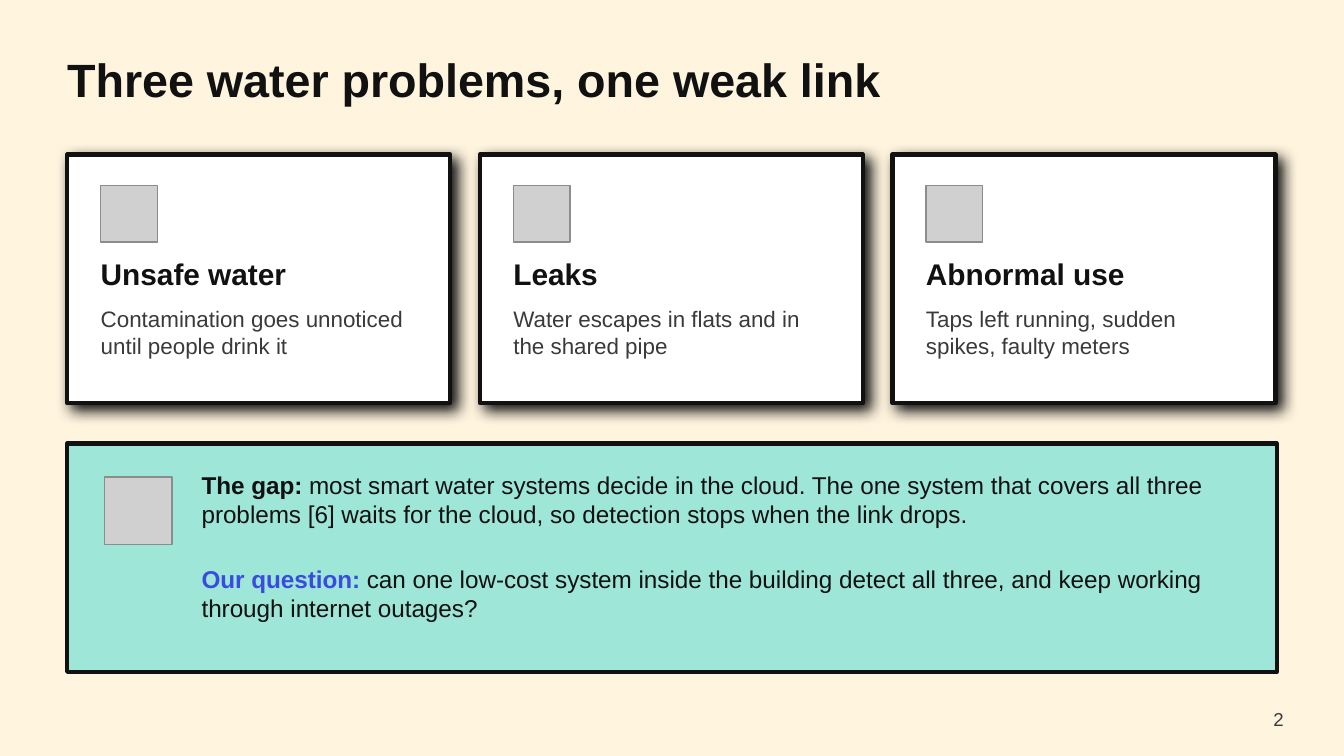
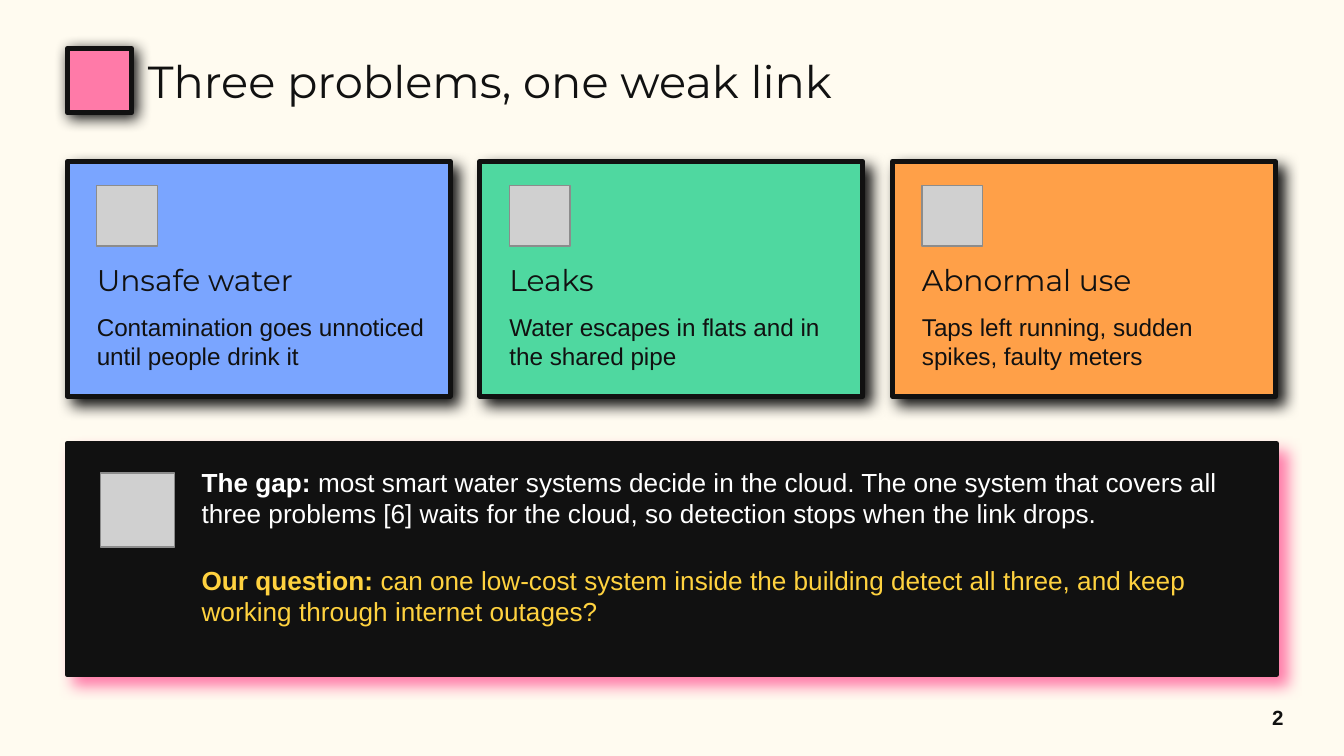
Before and after one commit to riyaa42/aqua_edge, a slide deck: slide 2 of presentation/final/aqua_edge_final_neobrutalism.pptx. Drawn at 1344x756 pixels with LibreOffice and Linux fonts; fonts in the diff are those of the drawing; grey boxes stand for pictures. Boxes give left, top, right and bottom in pixels: in the first picture for what was removed or moved away, otherwise in the second. Text is boxed around its words. In the diff, an @@ line names an element or a change of style, - is before the commit and + after.

```diff
--- a/presentation/final/aqua_edge_final_neobrutalism.pptx
+++ b/presentation/final/aqua_edge_final_neobrutalism.pptx
@@ background #FFF4DE to #FFFBF0 @@
@@ rectangle added at <box>67,48,132,113</box>, fill #FF7AA8, outline #111111 2.5 pt @@
@@ title at <box>148,64,832,107</box>: text changed; size 25 to 24 pt; font Arial to Montserrat; bold off @@
-Three water problems, one weak link
+Three problems, one weak link
@@ rectangle: place and size @@
-rectangle at <box>67,155,450,403</box>
+rectangle at <box>67,161,450,396</box>
@@ rectangle at <box>67,161,450,396</box>: fill #FFFFFF to #7AA5FF; outline #111111 2.25 pt to #111111 2.5 pt; shadow changed @@
@@ rectangle: place and size @@
-rectangle at <box>480,155,863,403</box>
+rectangle at <box>480,161,863,396</box>
@@ rectangle at <box>480,161,863,396</box>: fill #FFFFFF to #4FD8A0; outline #111111 2.25 pt to #111111 2.5 pt; shadow changed @@
@@ rectangle: place and size @@
-rectangle at <box>892,155,1275,403</box>
+rectangle at <box>892,161,1275,396</box>
@@ rectangle at <box>892,161,1275,396</box>: fill #FFFFFF to #FFA048; outline #111111 2.25 pt to #111111 2.5 pt; shadow changed @@
@@ picture: place and size @@
-picture at <box>101,185,157,242</box>
+picture at <box>97,185,157,246</box>
@@ picture: place and size @@
-picture at <box>513,185,570,242</box>
+picture at <box>509,185,570,246</box>
@@ picture: place and size @@
-picture at <box>926,185,982,242</box>
+picture at <box>922,185,982,246</box>
@@ font Arial to Montserrat, bold off in 3 elements at <box>97,268,293,292</box>, <box>509,269,593,291</box>, <box>922,269,1132,291</box> @@
@@ text "Contamination goes unnoticed until people ...": place and size @@
-text "Contamination goes unnoticed until people ..." at <box>101,310,403,359</box>
+text "Contamination goes unnoticed until people ..." at <box>97,318,424,370</box>
@@ text "Water escapes in flats and ...": place and size @@
-text "Water escapes in flats and ..." at <box>513,310,799,359</box>
+text "Water escapes in flats and ..." at <box>509,318,820,370</box>
@@ size 12 to 13 pt, text colour #3A3A3A to #111111 in 3 elements at <box>509,318,820,370</box>, <box>97,318,424,370</box>, <box>922,318,1192,370</box> @@
@@ text "Taps left running, sudden spikes, ...": place and size @@
-text "Taps left running, sudden spikes, ..." at <box>926,310,1175,359</box>
+text "Taps left running, sudden spikes, ..." at <box>922,318,1192,370</box>
@@ rectangle at <box>67,444,1277,675</box>: fill #9DE6D8 to #111111; outline #111111 2.25 pt to #111111 2.5 pt; shadow on @@
@@ picture: place and size @@
-picture at <box>105,477,172,544</box>
+picture at <box>101,473,175,547</box>
@@ text "The gap: most smart water ..." at <box>202,473,1216,529</box>: size 13 to 14 pt, text colour #111111 to #FFFFFF @@
@@ text "Our question: can one low-cost ..." at <box>202,571,1185,627</box>: size 13 to 14 pt; text colour #3A4BE0 to #FFD23F in "Our question:"; text colour #111111 to #FFD23F in "can one low-cost system inside the building ..." @@
@@ page number at <box>1272,710,1283,725</box>: size 10 to 11 pt, text colour #3A3A3A to #111111, bold on @@
```
Also in this commit, not shown: 11 other slides changed, 1 other file.
